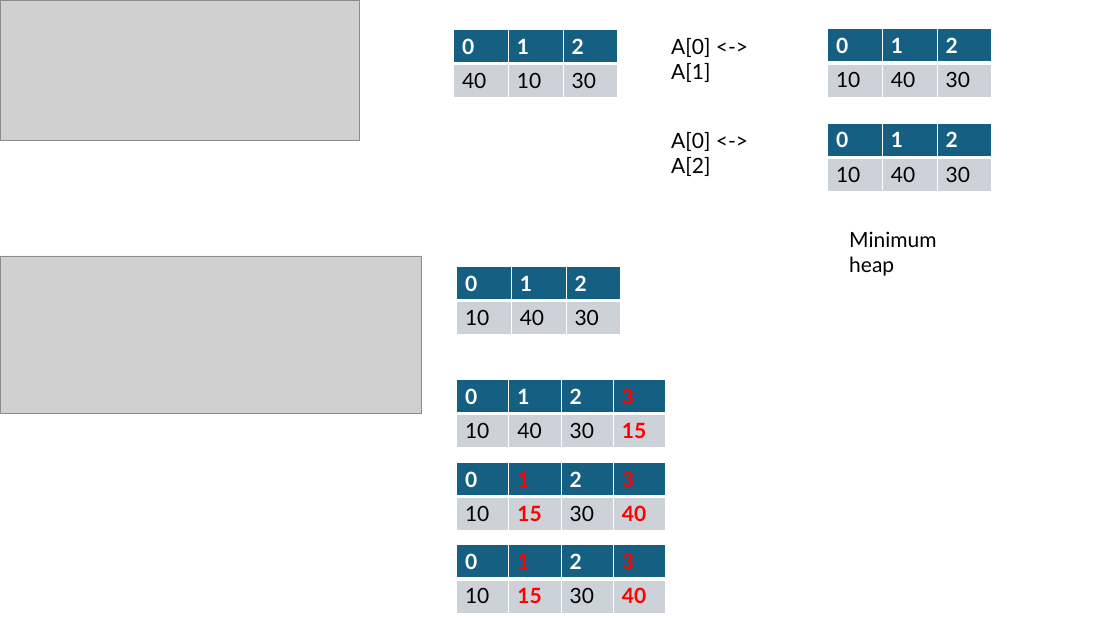
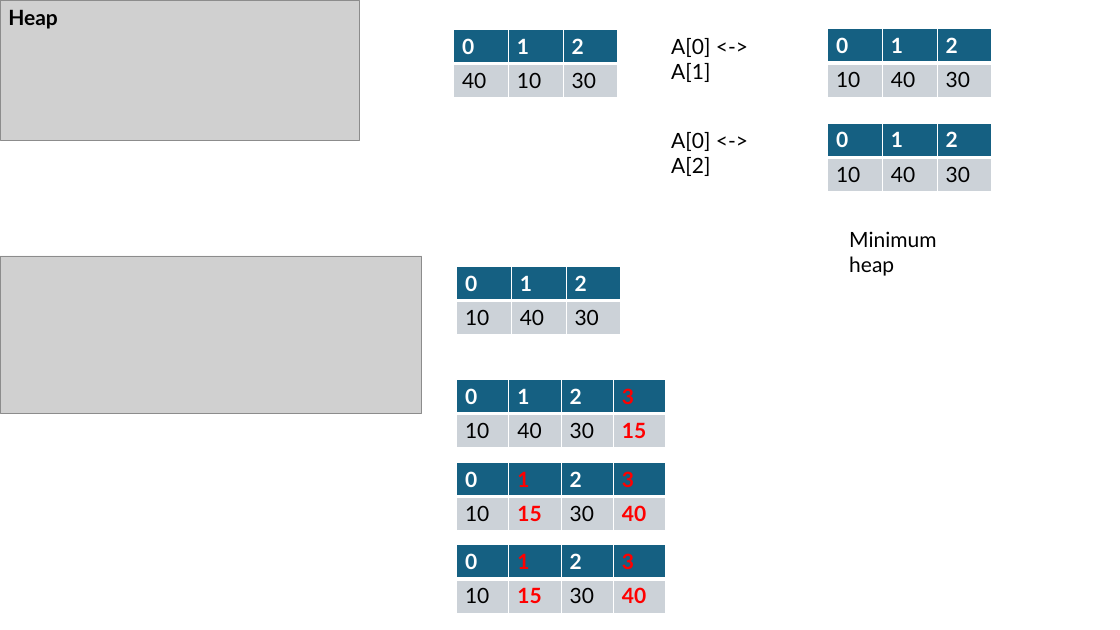
Before and after one commit to mo-mosverkstad/my_data_structure, a slide deck: slide 23 of ppt/dataStructure.pptx (slide 20 before the commit). Drawn at 1120x630 pixels with LibreOffice and Linux fonts; fonts in the diff are those of the drawing; grey boxes stand for pictures. Boxes give left, top, right and bottom in pixels: in the first picture for what was removed or moved away, otherwise in the second. Text is boxed around its words. In the diff, an @@ line names an element or a change of style, - is before the commit and + after.

```diff
--- a/ppt/dataStructure.pptx
+++ b/ppt/dataStructure.pptx
@@ text added at (8,10,58,29), 18 pt, text #000000, bold @@
+Heap
```
Also in this commit, not shown: 6 other slides changed, 11 slides added.
